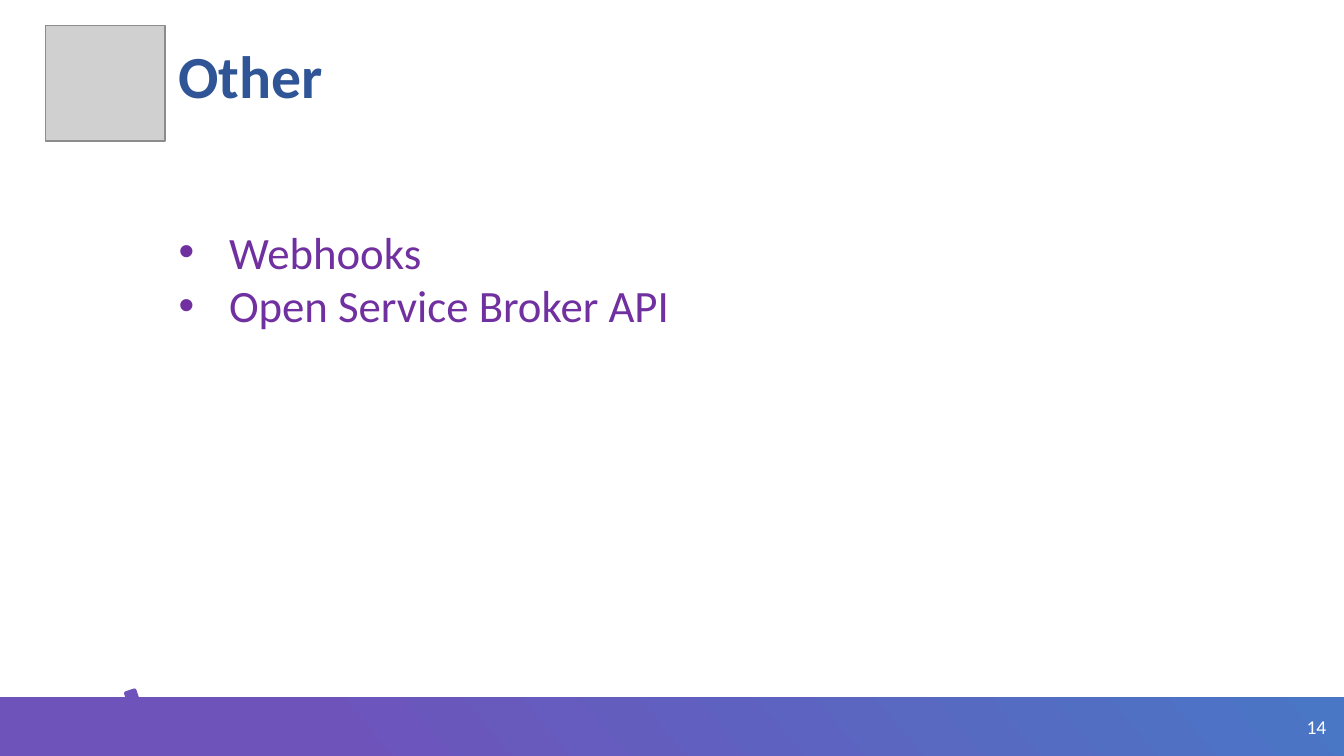
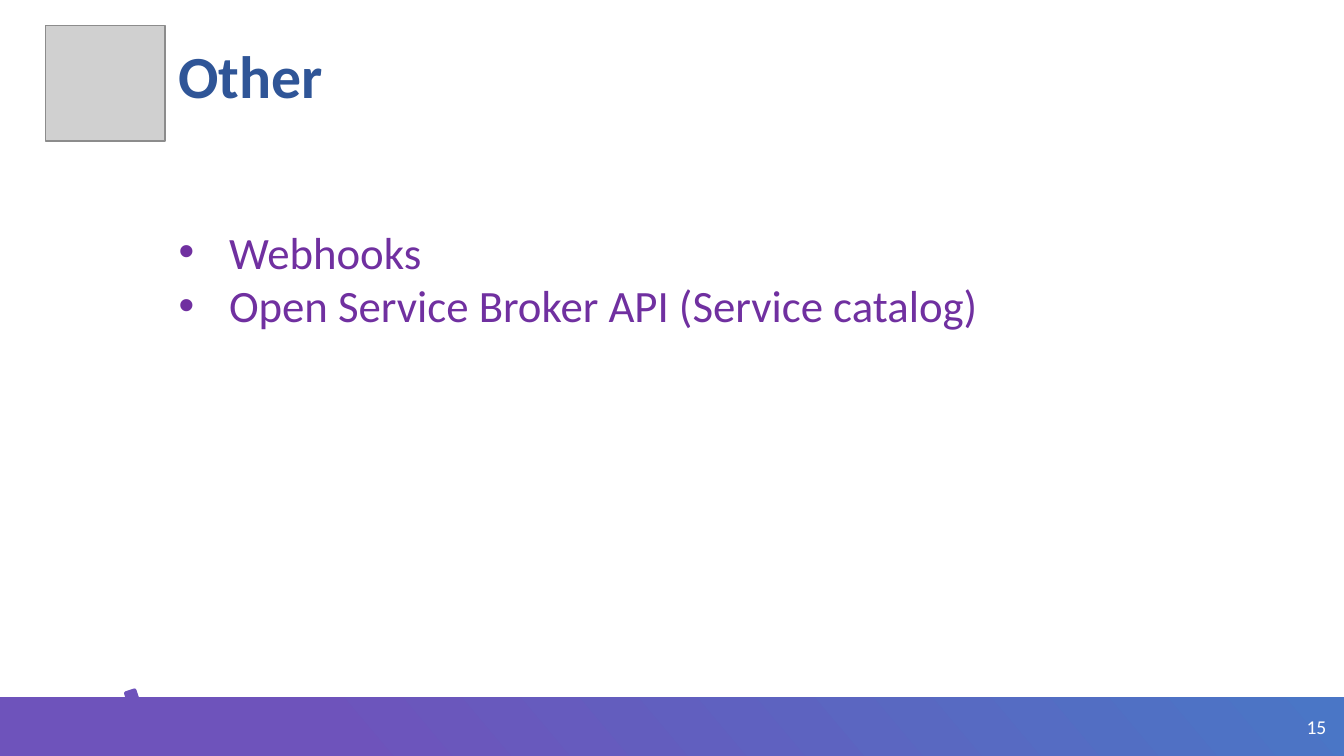
Before and after one commit to ybaryshnikova/extensions-meetup, a slide deck: slide 15 of Kubernetes CRD Helm.pptx (slide 14 before the commit). Drawn at 1344x756 pixels with LibreOffice and Linux fonts; fonts in the diff are those of the drawing; grey boxes stand for pictures; background and template pictures are left out. Boxes give left, top, right and bottom in pixels: in the first picture for what was removed or moved away, otherwise in the second. Text is boxed around its words. In the diff, an @@ line names an element or a change of style, - is before the commit and + after.

```diff
--- a/Kubernetes CRD Helm.pptx
+++ b/Kubernetes CRD Helm.pptx
@@ text at [229, 289, 977, 330]: text changed @@
-• Open Service Broker API
+• Open Service Broker API (Service catalog)
@@ page number at [1307, 721, 1327, 734]: text changed @@
-14
+15
```
Also in this commit, not shown: 1 slide added, 1 slide removed, 5 other files.
